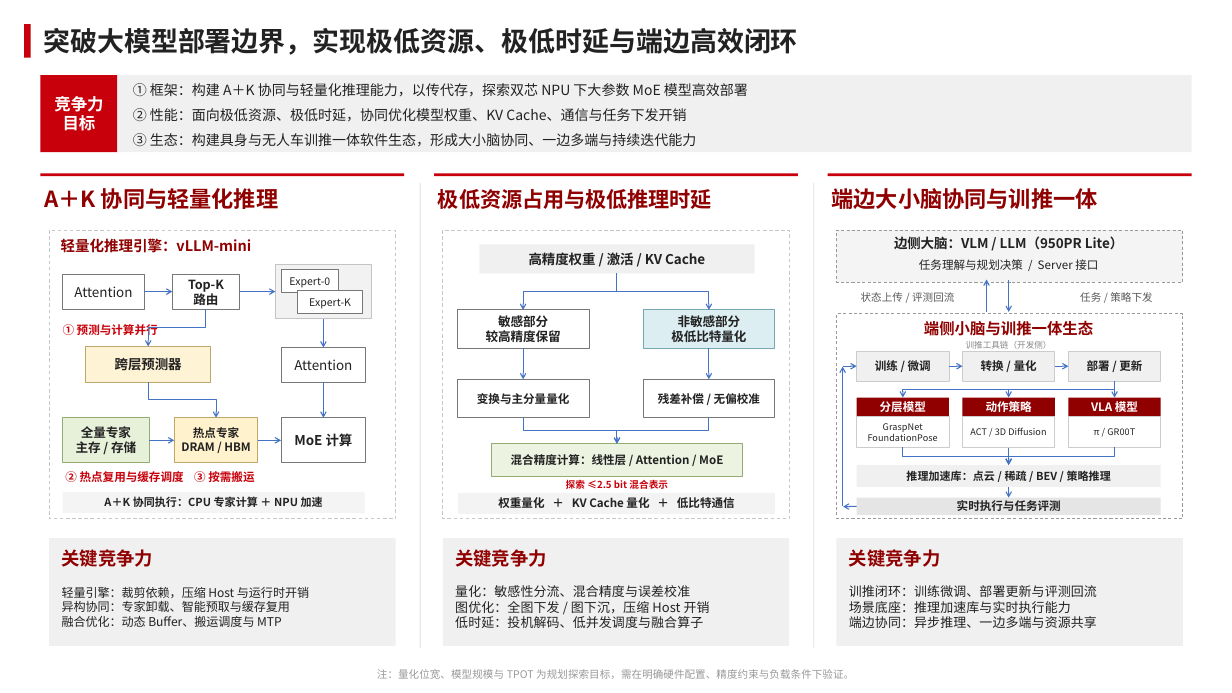
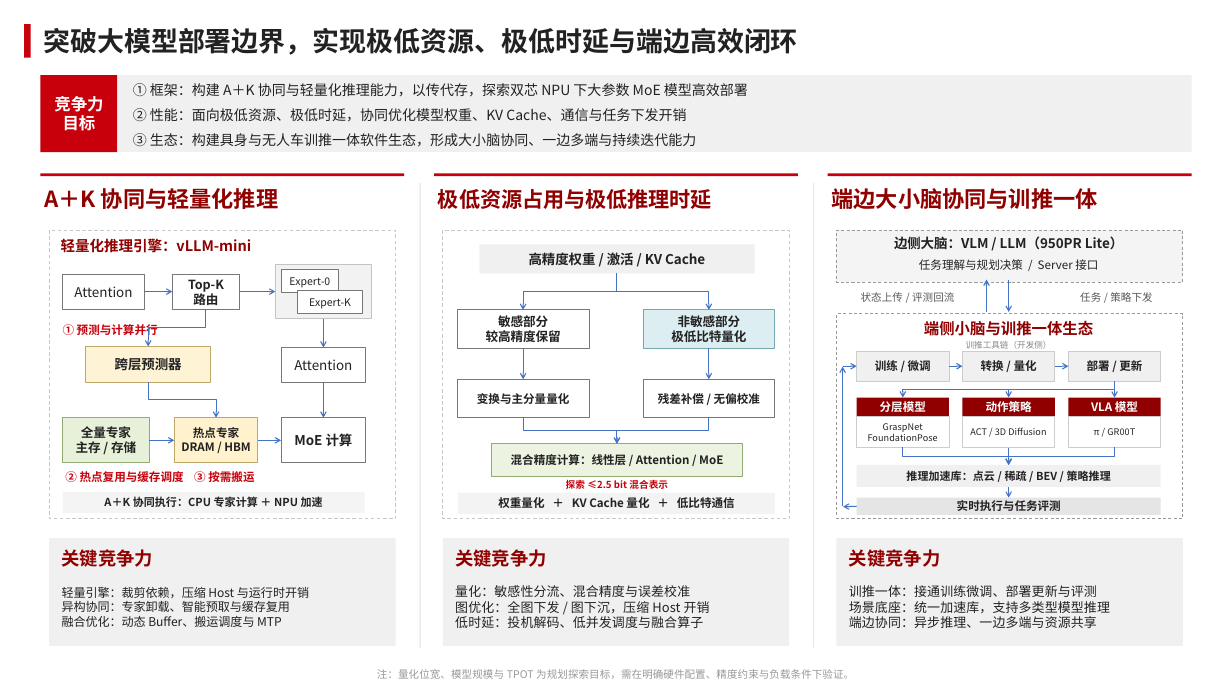
Before and after one commit to YangShuai52/infra-handbook, a slide deck: slide 2 of infra_learning/PPT/端侧推理规划_正交连线对齐版.pptx. Drawn at 1232x693 pixels with LibreOffice and Linux fonts; fonts in the diff are those of the drawing. Boxes give left, top, right and bottom in pixels: in the first picture for what was removed or moved away, otherwise in the second. Text is boxed around its words. In the diff, an @@ line names an element or a change of style, - is before the commit and + after.

```diff
--- a/infra_learning/PPT/端侧推理规划_正交连线对齐版.pptx
+++ b/infra_learning/PPT/端侧推理规划_正交连线对齐版.pptx
@@ text at bbox=[849, 585, 1110, 613]: text changed @@
-训推闭环：训练微调、部署更新与评测回流
-场景底座：推理加速库与实时执行能力
+训推一体：接通训练微调、部署更新与评测
+场景底座：统一加速库，支持多类型模型推理
```
Also in this commit, not shown: 2 other slides changed.
